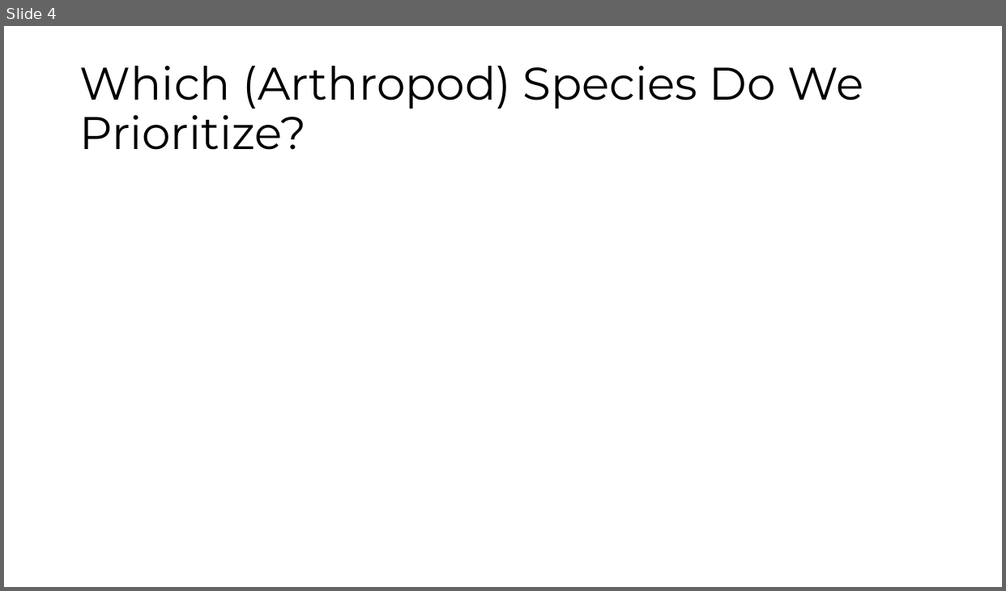
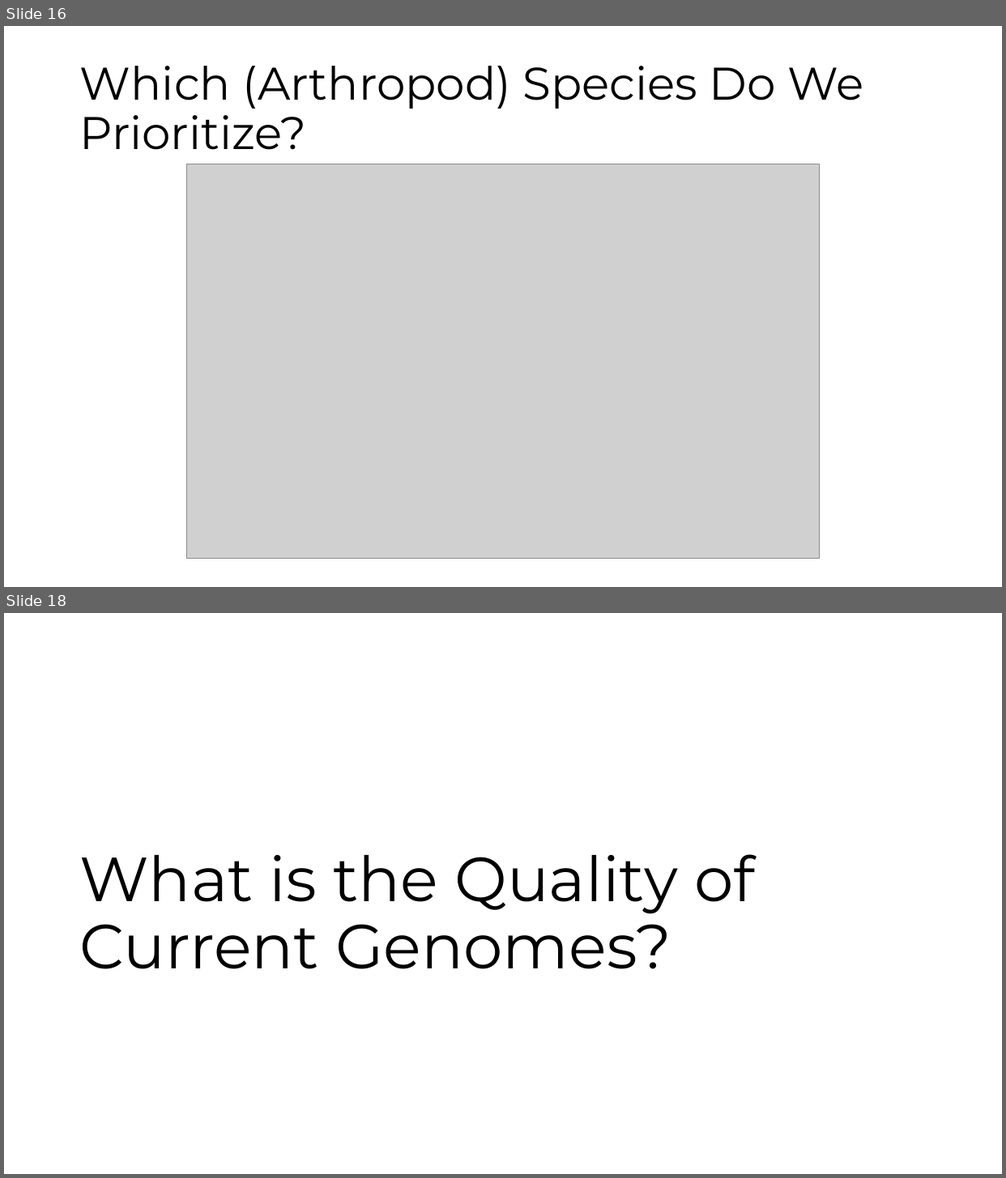
Before and after one commit to molikd/SearchPrioritize, a slide deck: Entomology_Outline.pptx. Shown one above the other, each under a label of ours: slide 4 before the commit, slides 16 and 18 after it; the slides between them are not shown. The pictures are 1006x591 and 1006x1178 pixels, drawn with LibreOffice and Linux fonts; fonts in the diff are those of the drawing; grey boxes stand for pictures. Boxes give left, top, right and bottom in pixels: in the first picture for what was removed or moved away, otherwise in the second. Text is boxed around its words. In the diff, an @@ line names an element or a change of style, - is before the commit and + after.

```diff
--- a/Entomology_Outline.pptx
+++ b/Entomology_Outline.pptx
@@ slide 18 added at bbox=[4, 613, 1002, 1174], background #FFFFFF @@
@@ title added at bbox=[79, 854, 754, 969], 60 pt, text #000000 @@
+What is the Quality of Current Genomes?
@@ what was slide 4 is now slide 16 @@
@@ slide 16 changed as well @@
@@ picture added at bbox=[187, 165, 820, 558] @@
```
Also in this commit, not shown: 3 other slides changed, 14 other slides added, 15 other files.
